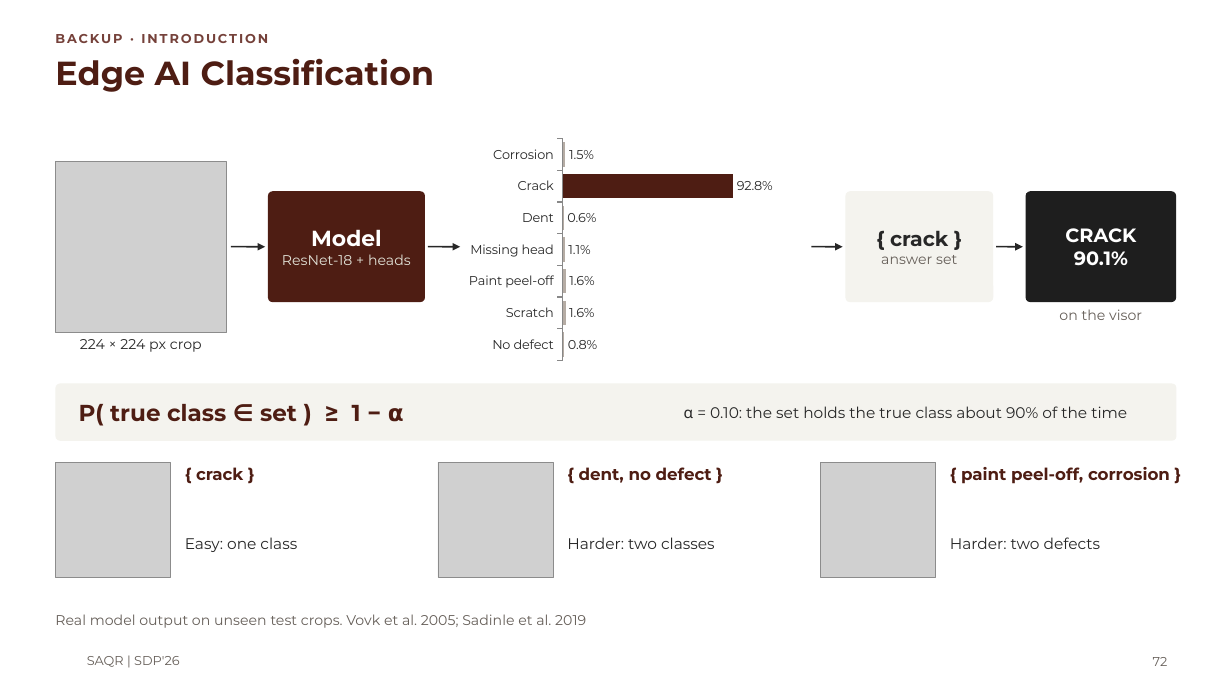
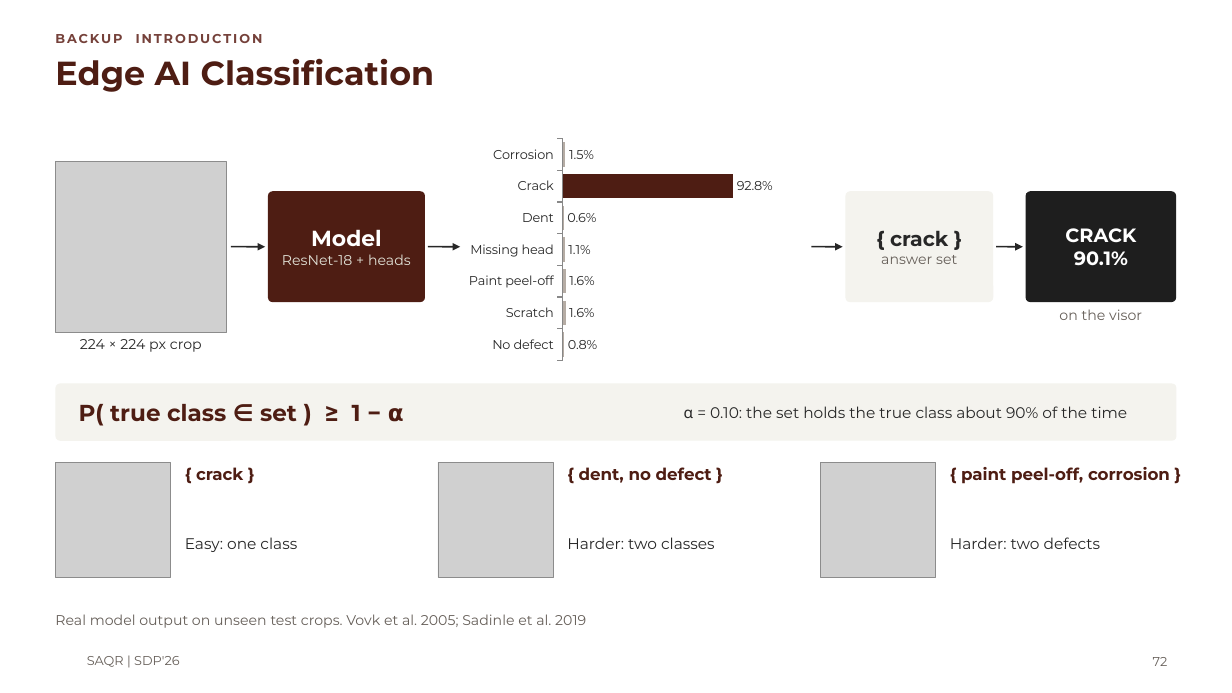
Before and after one commit to MASAR-AUS/SAQR, a slide deck: slide 72 of SAQR CMP490 Presentation.pptx. Drawn at 1232x693 pixels with LibreOffice and Linux fonts; fonts in the diff are those of the drawing; grey boxes stand for pictures; background and template pictures are left out. Boxes give left, top, right and bottom in pixels: in the first picture for what was removed or moved away, otherwise in the second. Text is boxed around its words. In the diff, an @@ line names an element or a change of style, - is before the commit and + after.

Commit message:
add D5 rupture test and backups

```diff
--- a/SAQR CMP490 Presentation.pptx
+++ b/SAQR CMP490 Presentation.pptx
@@ text at (x1=55, y1=34, x2=263, y2=43): text changed @@
-BACKUP · INTRODUCTION
+BACKUP INTRODUCTION
```
Also in this commit, not shown: 36 other slides changed, 4 slides added, 4 other files.
